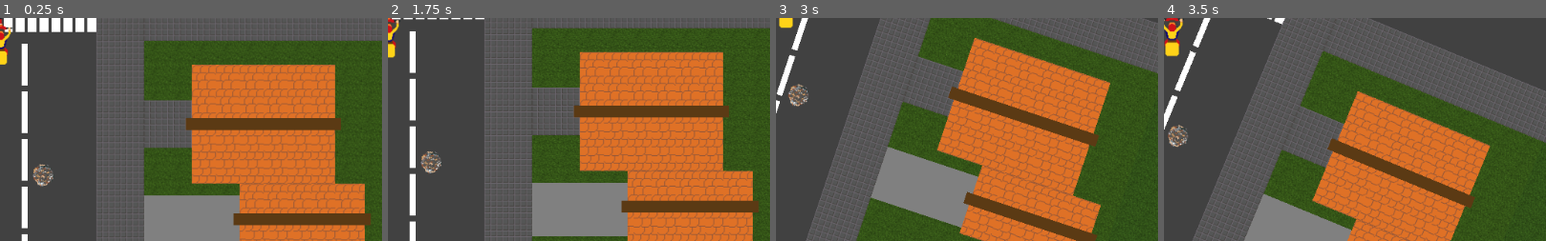
Above: before the commit, frames 1-4 (left to right).
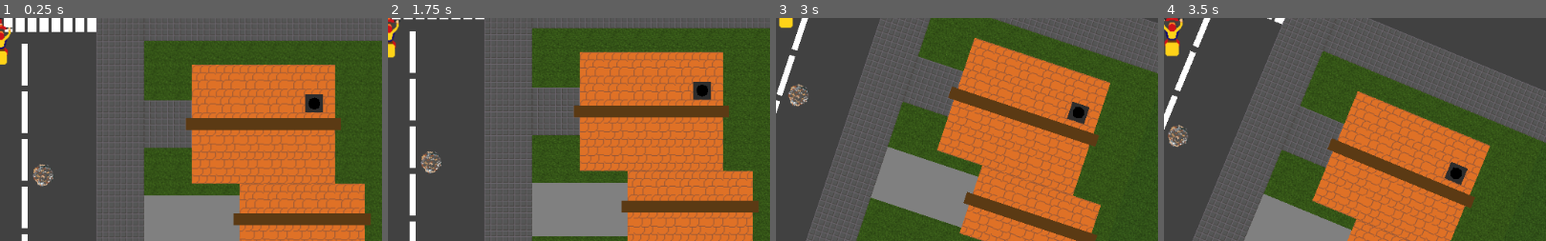
Above: after the commit, the same moments.

Repository: kwikrick/pizzaguy
Game: Godot game, scene res://Main.tscn
Two runs of this game, one before a commit and one after it. Both use one fixed random seed, a clock stepped at 60 frames per second and the inputs below.
Inputs:
- Up to frame 1 (0.25 s): no input
- Up to frame 2 (1.75 s): tap Enter at 0.5 s; hold Right (move_right) 0.53-1.28 s; tap Space at 1.25 s; hold Down (move_back) from 1.28 s (still down)
- Up to frame 3 (3 s): release Down (move_back) at 2.03 s; hold Right (move_right) 2.03-2.78 s; hold Up (move_forward) from 2.78 s (still down)
- Up to frame 4 (3.5 s): keep holding Up (move_forward)
The pictures show only the part of the screen within x 50-100%, y 45-95%; the shares and areas given below are measured in that part.

The runs differ from the first frame. In frame 1, 0.4% of the frame differs, in the area x 79-85%, y 34-43%; in frame 2, 0.4%; in frame 3, 0.4%; in frame 4, 0.4%.

Commit message:
minor changes

Diff:
--- a/City.tscn
+++ b/City.tscn
@@ -14,35 +14,20 @@
 position = Vector2( 0, 320 )
 
 [node name="CityBlock1" type="Node2D" parent="CityStreet1"]
+__meta__ = {
+"_edit_group_": true
+}
 
 [node name="RoadV1" parent="CityStreet1/CityBlock1" instance=ExtResource( 3 )]
 
 [node name="RoadV2" parent="CityStreet1/CityBlock1" instance=ExtResource( 3 )]
 position = Vector2( 0, 320 )
 
-[node name="Building4" parent="CityStreet1/CityBlock1" instance=ExtResource( 5 )]
-position = Vector2( 1280, 0 )
-
 [node name="RoadV3" parent="CityStreet1/CityBlock1" instance=ExtResource( 3 )]
 position = Vector2( 0, 640 )
 
 [node name="RoadV4" parent="CityStreet1/CityBlock1" instance=ExtResource( 3 )]
 position = Vector2( 0, 960 )
-
-[node name="Building8" parent="CityStreet1/CityBlock1" instance=ExtResource( 5 )]
-position = Vector2( 1280, 320 )
-
-[node name="Building12" parent="CityStreet1/CityBlock1" instance=ExtResource( 5 )]
-position = Vector2( 1280, 640 )
-
-[node name="Building14" parent="CityStreet1/CityBlock1" instance=ExtResource( 5 )]
-position = Vector2( 640, 960 )
-
-[node name="Building15" parent="CityStreet1/CityBlock1" instance=ExtResource( 5 )]
-position = Vector2( 960, 960 )
-
-[node name="Building16" parent="CityStreet1/CityBlock1" instance=ExtResource( 5 )]
-position = Vector2( 1280, 960 )
 
 [node name="RoadH1" parent="CityStreet1/CityBlock1" instance=ExtResource( 2 )]
 position = Vector2( 320, 1280 )
@@ -71,11 +56,27 @@
 [node name="House4" parent="CityStreet1/CityBlock1" instance=ExtResource( 6 )]
 position = Vector2( 328, 960 )
 
+[node name="House5" parent="CityStreet1/CityBlock1" instance=ExtResource( 6 )]
+position = Vector2( 1600, 320 )
+rotation = 3.14159
+
+[node name="House6" parent="CityStreet1/CityBlock1" instance=ExtResource( 6 )]
+position = Vector2( 1600, 640 )
+rotation = 3.14159
+
+[node name="House7" parent="CityStreet1/CityBlock1" instance=ExtResource( 6 )]
+position = Vector2( 1600, 960 )
+rotation = 3.14159
+
+[node name="House8" parent="CityStreet1/CityBlock1" instance=ExtResource( 6 )]
+position = Vector2( 1600, 1280 )
+rotation = 3.14159
+
 [node name="Park" parent="CityStreet1/CityBlock1" instance=ExtResource( 1 )]
 position = Vector2( 960, 0 )
 
 [node name="Park2" parent="CityStreet1/CityBlock1" instance=ExtResource( 1 )]
-position = Vector2( 960, 640 )
+position = Vector2( 648, 960 )
 
 [node name="Park3" parent="CityStreet1/CityBlock1" instance=ExtResource( 1 )]
 position = Vector2( 648, 960 )
@@ -90,6 +91,12 @@
 [node name="Grass3" parent="CityStreet1/CityBlock1" instance=ExtResource( 7 )]
 position = Vector2( 960, 320 )
 
+[node name="Grass4" parent="CityStreet1/CityBlock1" instance=ExtResource( 7 )]
+position = Vector2( 960, 640 )
+
+[node name="Grass5" parent="CityStreet1/CityBlock1" instance=ExtResource( 7 )]
+position = Vector2( 960, 960 )
+
 [node name="CityBlock2" type="Node2D" parent="CityStreet1"]
 position = Vector2( 1600, 0 )
 __meta__ = {
--- a/House.tscn
+++ b/House.tscn
@@ -67,6 +67,16 @@
 color = Color( 0.356863, 0.227451, 0.0784314, 1 )
 polygon = PoolVector2Array( 56, 104, 264, 104, 264, 120, 56, 120 )
 
+[node name="Polygon2D" type="Polygon2D" parent="Polygons"]
+color = Color( 0.176471, 0.176471, 0.176471, 1 )
+polygon = PoolVector2Array( 240, 96, 240, 72, 216, 72, 216, 96 )
+
+[node name="Polygon2D2" type="Polygon2D" parent="Polygons"]
+position = Vector2( 228, 84 )
+color = Color( 0, 0, 0, 1 )
+offset = Vector2( -224, -80 )
+polygon = PoolVector2Array( 230, 74, 232, 80, 230, 86, 224, 88, 218, 86, 216, 80, 218, 74, 224, 72 )
+
 [node name="CollisionShape2D1" type="CollisionShape2D" parent="."]
 visible = false
 position = Vector2( 160, 112 )
--- a/SmoothRotatingCamera2D.gd
+++ b/SmoothRotatingCamera2D.gd
@@ -47,7 +47,6 @@
 	var position_offset = position_velocity * position_lookahead
 	if position_offset.length() > position_offset_max:
 		position_offset = position_offset / position_offset.length() * position_offset_max
-	print(position_offset)
 	var cam_pos = cur_pos + position_offset
 
 	var angular_offset = angular_velocity * angular_lookahead
